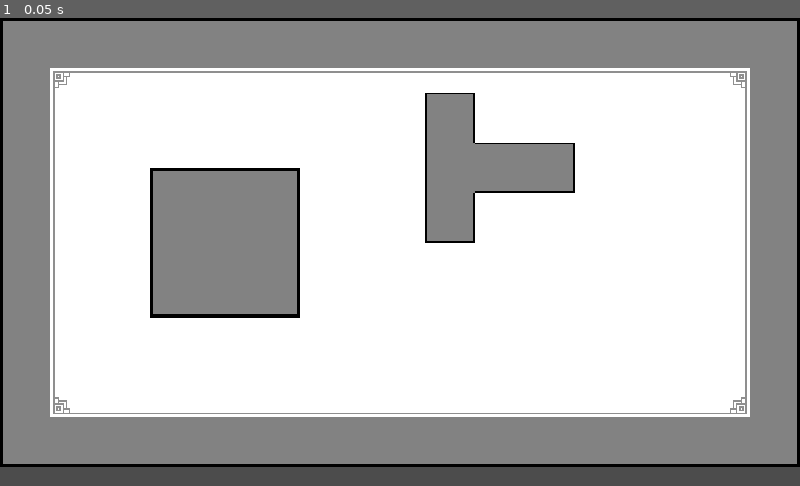
Above: before the commit, frame 1.
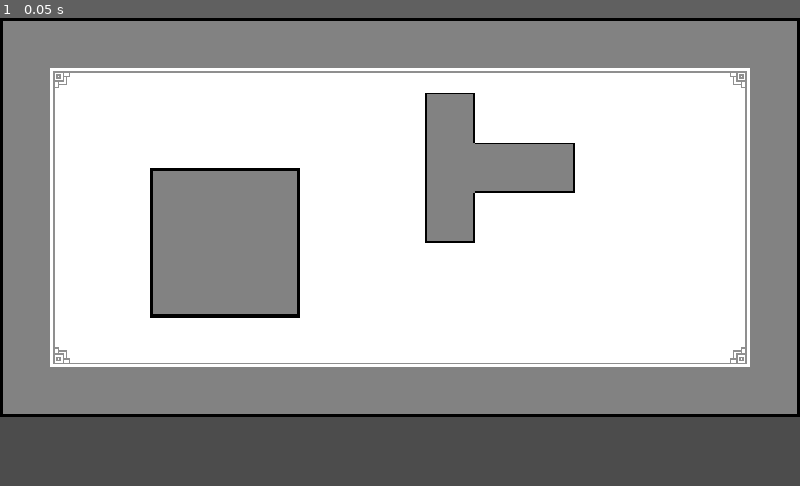
Above: after the commit, the same moment.

Repository: henryliuser/gmtk20
Game: Godot game, scene res://World/Camera1.tscn
The game is run twice, just before and just after one commit, with the same random seed, the same clock (stepped at 60 frames per second) and the same inputs. This scene is started directly instead of the project's main scene.
Inputs:
- Up to frame 1 (0.05 s): no input

The runs differ from the first frame. In frame 1, 20% of the frame differs, in the area x 0-100%, y 70-96%.

Commit message:
added space for HUD

Diff:
--- a/World/Camera1.tscn
+++ b/World/Camera1.tscn
@@ -4,9 +4,9 @@
 
 [node name="Camera1" type="Node2D"]
 
-[node name="TileMap" parent="." instance=ExtResource( 1 )]
-tile_data = PoolIntArray( 0, 14, 0, 1, 13, 0, 2, 13, 0, 3, 1 …(1238 unchanged characters)… , 327695, 12, 0, 393216, 10, 0, 393217, 1, 0, 393218, 0, 0, 393219, 0, 0, 393220, 0, 0, 393221, 0, 0, 393222, 0, 0, 393223, 0, 0, 393224, 0, 0, 393225, 0, 0, 393226, 0, 0, 393227, 0, 0, 393228, 0, 0, 393229, 0, 0, 393230, 3, 0, 393231, 12, 0, 458752, 10, 0, 458753, 5, 0, 458754, 2, 0, 458755, 2, 0, 458756, 2, 0, 458757, 2, 0, 458758, 2, 0, 458759, 2, 0, 458760, 2, 0, 458761, 2, 0, 458762, 2, 0, 458763, 2, 0, 458764, 2, 0, 458765, 2, 0, 458766, 6, 0, 458767, 12, 0, 524288, 15, 0, 524289, 11, 0, 524290, 11, 0, 524291, 11, 0, 524292, 11, 0, 524293, 11, 0, 524294, 11, 0, 524295, 11, 0, 524296, 11, 0, 524297, 11, 0, 524298, 11, 0, 524299, 11, 0, 524300, 11, 0, 524301, 11, 0, 524302, 11, 0, 524303, 16, 0 )
+[node name="Background" parent="." instance=ExtResource( 1 )]
+tile_data = PoolIntArray( 0, 14, 0, 1, 13, 0, 2, 13, 0, 3, 1 …(1238 unchanged characters)… , 327695, 12, 0, 393216, 10, 0, 393217, 5, 0, 393218, 2, 0, 393219, 2, 0, 393220, 2, 0, 393221, 2, 0, 393222, 2, 0, 393223, 2, 0, 393224, 2, 0, 393225, 2, 0, 393226, 2, 0, 393227, 2, 0, 393228, 2, 0, 393229, 2, 0, 393230, 6, 0, 393231, 12, 0, 458752, 15, 0, 458753, 11, 0, 458754, 11, 0, 458755, 11, 0, 458756, 11, 0, 458757, 11, 0, 458758, 11, 0, 458759, 11, 0, 458760, 11, 0, 458761, 11, 0, 458762, 11, 0, 458763, 11, 0, 458764, 11, 0, 458765, 11, 0, 458766, 11, 0, 458767, 16, 0 )
 
-[node name="TileMap2" parent="." instance=ExtResource( 1 )]
+[node name="Blocks" parent="." instance=ExtResource( 1 )]
 scale = Vector2( 1, 1 )
 tile_data = PoolIntArray( 196625, 14, 0, 196626, 17, 0, 262161, 10, 0, 262162, 12, 0, 327697, 10, 0, 327698, 18, 0, 327 …(207 unchanged characters)…
